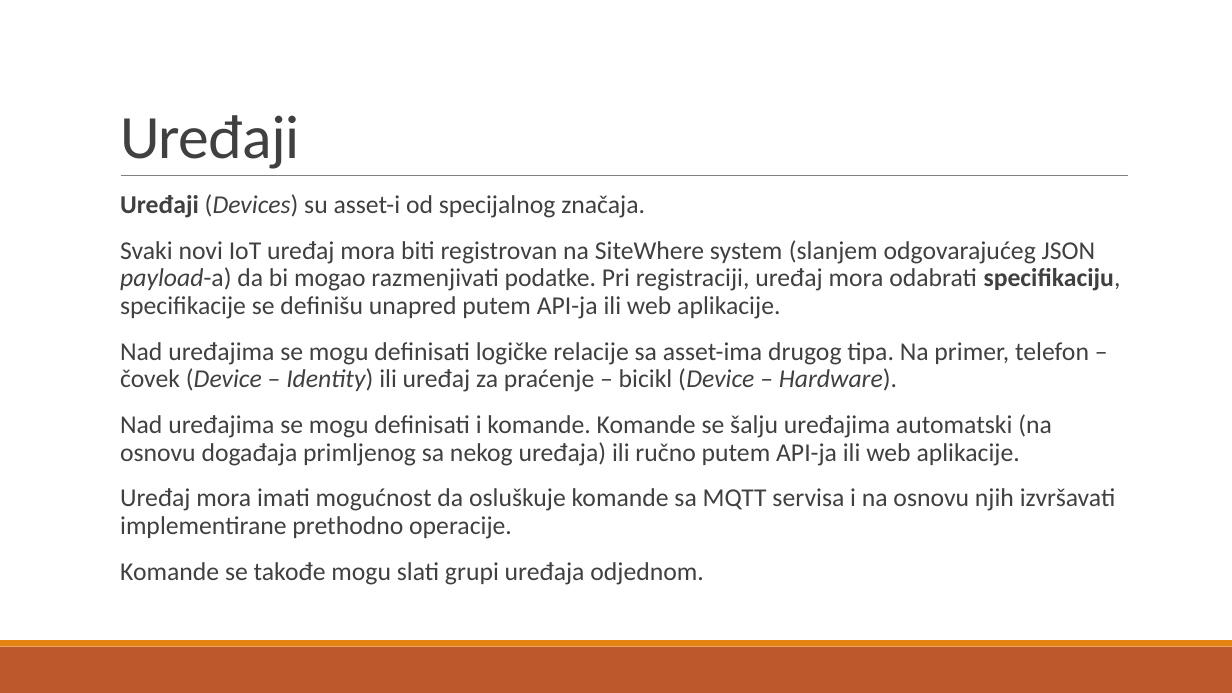
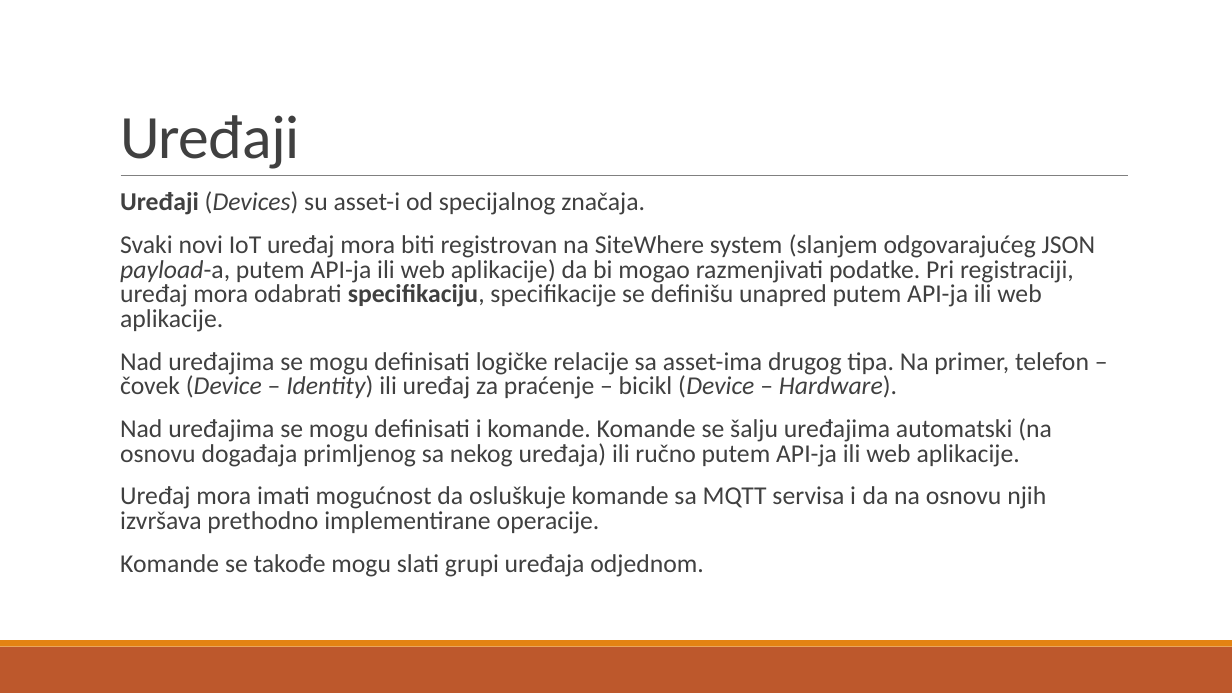
Before and after one commit to bsimovic/soa-2020, a slide deck: slide 7 of seminarski/SiteWhere.pptx. Drawn at 1232x693 pixels with LibreOffice and Linux fonts; fonts in the diff are those of the drawing. Boxes give left, top, right and bottom in pixels: in the first picture for what was removed or moved away, otherwise in the second. Text is boxed around its words. In the diff, an @@ line names an element or a change of style, - is before the commit and + after.

```diff
--- a/seminarski/SiteWhere.pptx
+++ b/seminarski/SiteWhere.pptx
@@ text at [120, 191, 1089, 577]: line spacing 0.9 to 0.8 @@
@@ text at [120, 234, 1096, 332]: text changed @@
-  Svaki novi IoT uređaj mora biti registrovan na SiteWhere system (slanjem odgovarajućeg JSON payload-a) da bi mogao razmenjivati podatke. Pri registraciji, uređaj mora odabrati specifikaciju, specifikacije se definišu unapred putem API-ja ili web aplikacije.
+  Svaki novi IoT uređaj mora biti registrovan na SiteWhere system (slanjem odgovarajućeg JSON payload-a, putem API-ja ili web aplikacije) da bi mogao razmenjivati podatke. Pri registraciji, uređaj mora odabrati specifikaciju, specifikacije se definišu unapred putem API-ja ili web aplikacije.
@@ text at [120, 486, 1046, 534]: text changed @@
-  Uređaj mora imati mogućnost da osluškuje komande sa MQTT servisa i na osnovu njih izvršavati implementirane prethodno operacije.
+  Uređaj mora imati mogućnost da osluškuje komande sa MQTT servisa i da na osnovu njih izvršava prethodno implementirane operacije.
```
Also in this commit, not shown: 2 other files.
